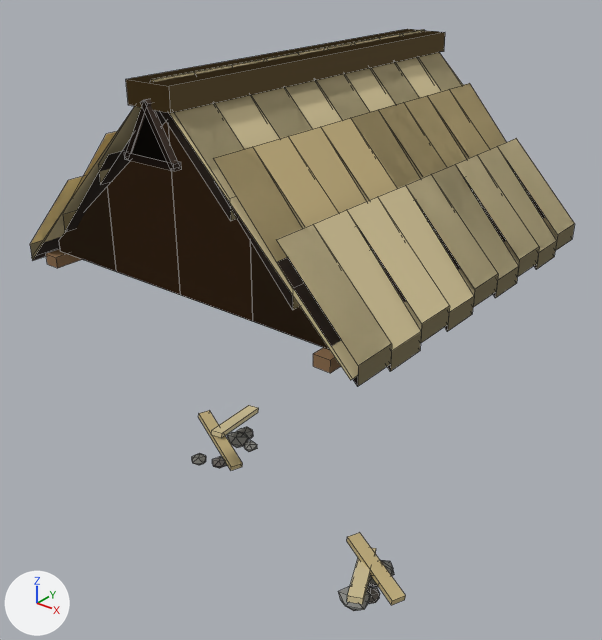
Two versions of the Blender file art/kit/buildings/building.hut/building.hut.blend, one commit apart.
Before and after are seen from a 50 mm camera at (4.51, -5.79, 5.7) aimed at (-0.02, -0.13, 2.19). Arrows for +X, +Y and +Z are at lower left; the lights stay in place. The older version comes first. Mesh edges are drawn as thin lines.

Names of what the first picture shows: 'roof', 'roof_damaged', 'state_damaged', 'trim'.
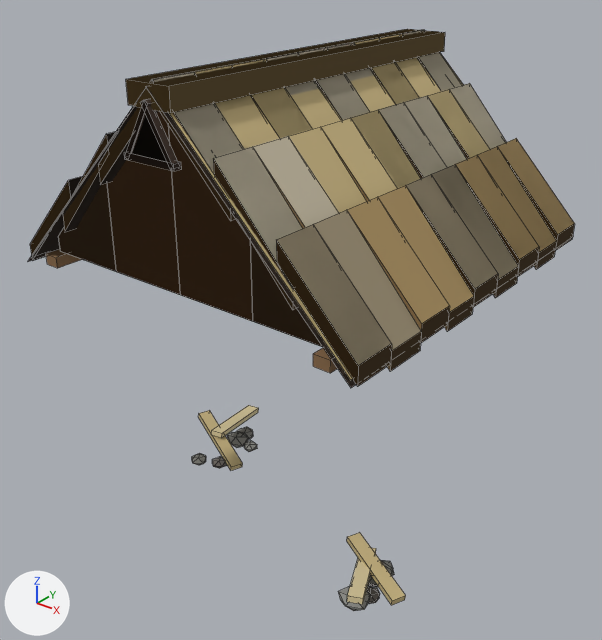
The change in detail:
me_roof is used by ob_roof; location (0.0, 0.0, 3.0).
me_roof had 542 vertices, 209 faces and spanned x -1.8..1.8, y -1.89..1.85, z -0.18..1.67.
me_roof now has 550 vertices, 373 faces and spans x -1.8..1.8, y -1.89..1.86, z -0.18..1.67.
Part 1, on me_roof:
16 vertices in x -0.76..0.76, y -1.68..1.68, z 0.74 move by (0.0, 0.0, 0.15).
8 vertices in x -1.53..1.53, y -1.68..1.68, z 0.1 move by (0.0, 0.0, 0.04).
8 vertices in x 0.0, y -1.68..1.68, z 1.38 move by (0.0, 0.0, 0.25).
8 vertices are added at x -1.79..1.79, y -1.86..1.86, z -0.11..1.64.
164 new faces join them.
me_roof part 2: 101 kept faces spanning x -1.8..1.8, y -1.83..1.83, z -0.18..1.67 get new texture (UV) coordinates.
me_roof_damaged is used by ob_roof_damaged; location (0.0, 0.0, 3.0).
me_roof_damaged had 594 vertices, 261 faces and spanned x -1.8..1.8, y -1.89..1.85, z -0.2..1.67.
me_roof_damaged now has 606 vertices, 399 faces and spans x -1.8..1.8, y -1.89..1.86, z -0.2..1.67.
Part 3, on me_roof_damaged:
16 vertices in x -0.76..0.76, y -1.68..1.68, z 0.74 move by (0.0, 0.0, 0.15).
8 vertices in x -1.53..1.53, y -1.68..1.68, z 0.1 move by (0.0, 0.0, 0.04).
8 vertices in x 0.0, y -1.68..1.68, z 1.38 move by (0.0, 0.0, 0.25).
12 vertices are added at x -1.79..1.79, y -1.86..1.86, z -0.11..1.64.
138 new faces join them.

Boxes (x1, y1, x2, y2) around the edits, measured in the pictures (602 x 640 px; the box of a moved part takes in the faces that stretch with it):
'roof', reshaped
    before: (30, 29, 575, 387)
    after: (33, 29, 575, 388)
'roof_damaged', reshaped
    before: (59, 99, 253, 321)
    after: (28, 29, 558, 387)
part 1 of me_roof, moved or reshaped
    before: (59, 121, 329, 349)
    after: (58, 58, 463, 388)
part 2 of me_roof, surface changed
    before: (30, 29, 575, 386)
    after: (153, 30, 575, 386)
part 3 of me_roof_damaged, moved or reshaped
    before: (59, 122, 250, 251)
    after: (28, 32, 558, 387)
